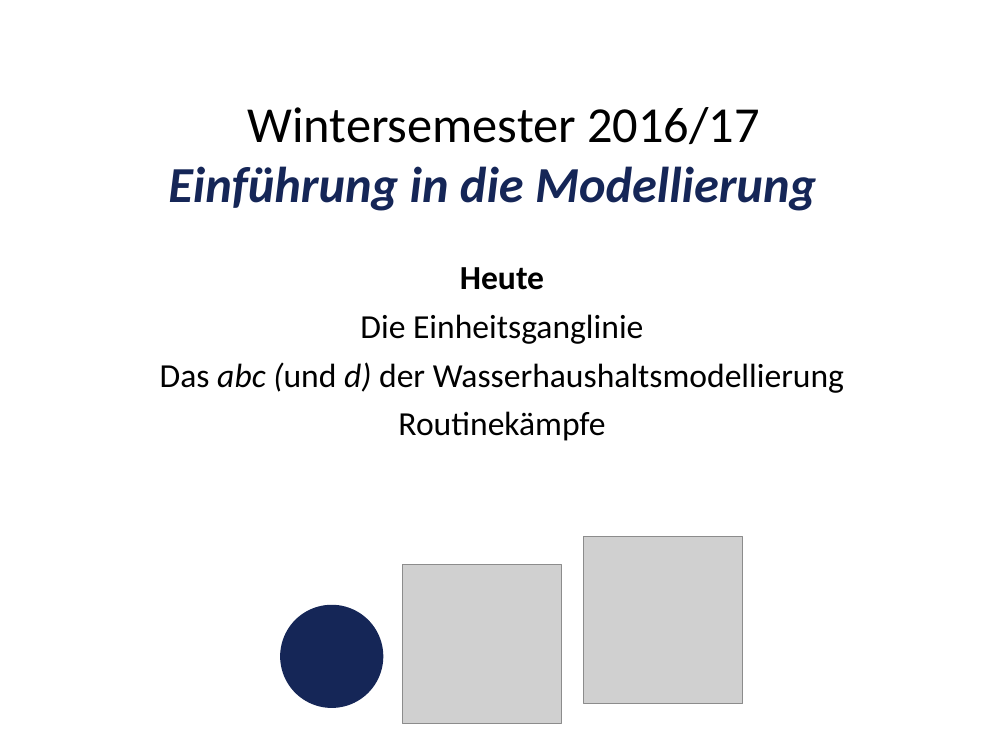
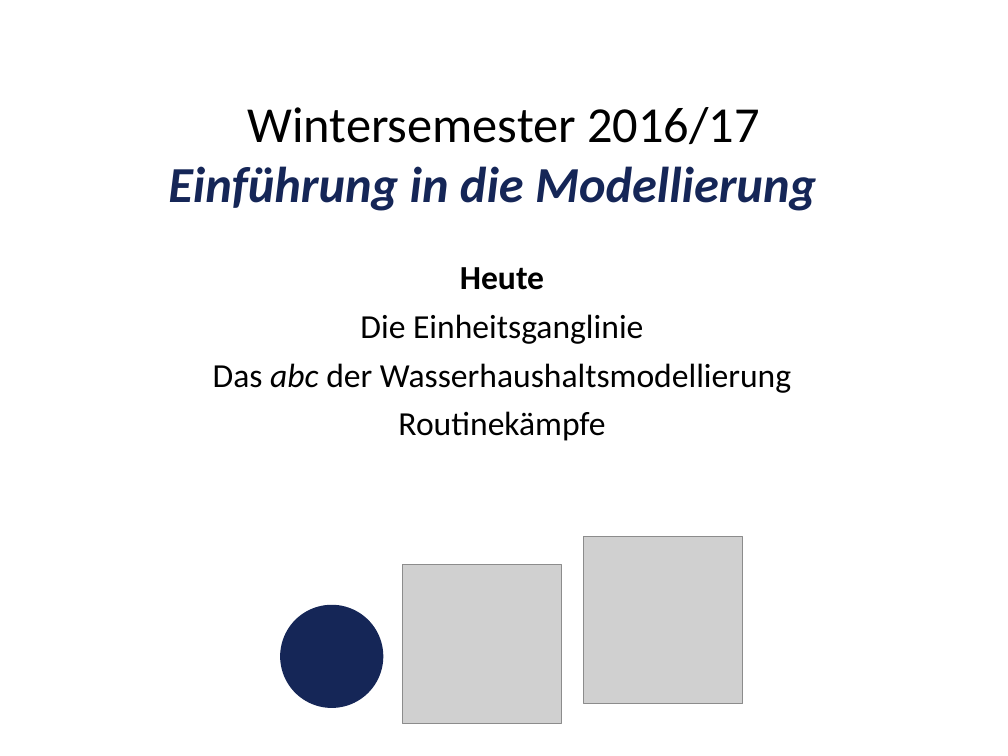
Before and after one commit to heistermann/Einf_Modellierung, a slide deck: slide 3 of Termin_2/folien/UebungModellierung#2.pptx. Drawn at 1008x756 pixels with LibreOffice and Linux fonts; fonts in the diff are those of the drawing; grey boxes stand for pictures. Boxes give left, top, right and bottom in pixels: in the first picture for what was removed or moved away, otherwise in the second. Text is boxed around its words. In the diff, an @@ line names an element or a change of style, - is before the commit and + after.

```diff
--- a/Termin_2/folien/UebungModellierung#2.pptx
+++ b/Termin_2/folien/UebungModellierung#2.pptx
@@ text at <box>213,363,791,393</box>: text changed @@
-Das abc (und d) der Wasserhaushaltsmodellierung
+Das abc der Wasserhaushaltsmodellierung
```
Also in this commit, not shown: 4 other slides changed, 6 slides added, 2 slides removed, 4 other files.
